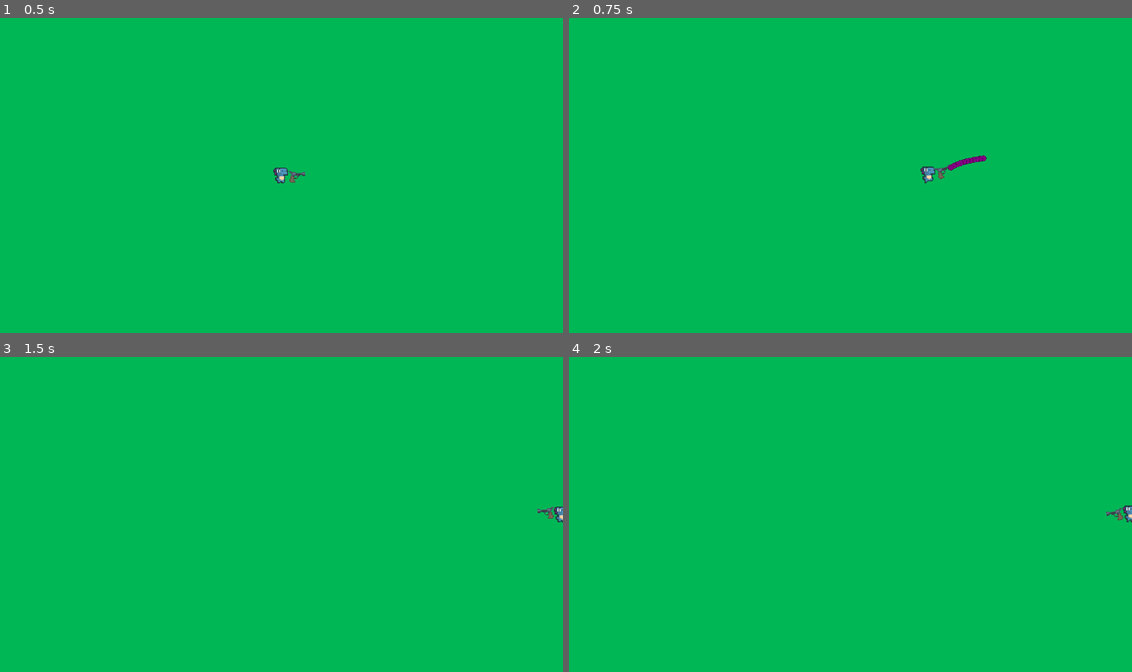
Above: before the commit, frames 1-4 (two rows, left to right).
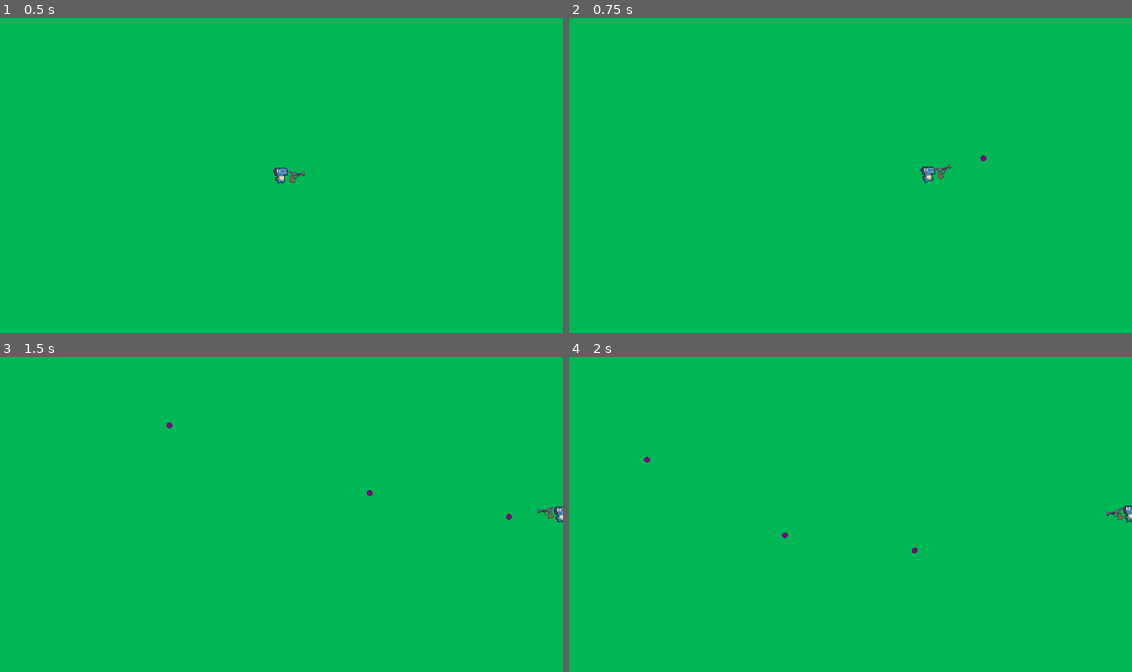
Above: after the commit, the same moments.

Repository: zeezer-xd/Hungry-Cheetah
Game: Godot game, scene res://Scenes/game_scene.tscn
Two runs of this game, one before a commit and one after it. Both use one fixed random seed, a clock stepped at 60 frames per second and the inputs below.
Inputs (mouse positions are in pixels of both pictures, inside the frame that each line leads up to):
- Up to frame 1 (0.5 s): no input
- Up to frame 2 (0.75 s): move the mouse to (974, 159) at 0.52 s; press the mouse at (974, 159) at 0.53 s; hold D (move_right) from 0.53 s (still down)
- Up to frame 3 (1.5 s): release D (move_right) at 1.25 s; release the mouse at (405, 498) at 1.25 s; drag from (168, 530) to (253, 577) at 1.27 s
- Up to frame 4 (2 s): no input

Frame 1 is identical in both runs. In frame 2, 0.1% of the frame differs, in the area x 67-74%, y 43-49%; in frame 3, less than 0.1%; in frame 4, less than 0.1%.

Commit message:
reload fx 2

Diff:
--- a/Scripts/gun.gd
+++ b/Scripts/gun.gd
@@ -40,7 +40,7 @@
 		if not right_click_was_pressed:
 			right_click_was_pressed = true
 			reload()
-			await get_tree().create_timer(fire_rate).timeout
+			await get_tree().create_timer(reload_time).timeout
 			print("Reloading...")
 	else:
 		right_click_was_pressed = false
@@ -54,6 +54,7 @@
 			if bullets_left > 0:
 				shoot()
 				can_shoot = false
+				await get_tree().create_timer(fire_rate).timeout
 				can_shoot = true
 			else:
 				await reload()
